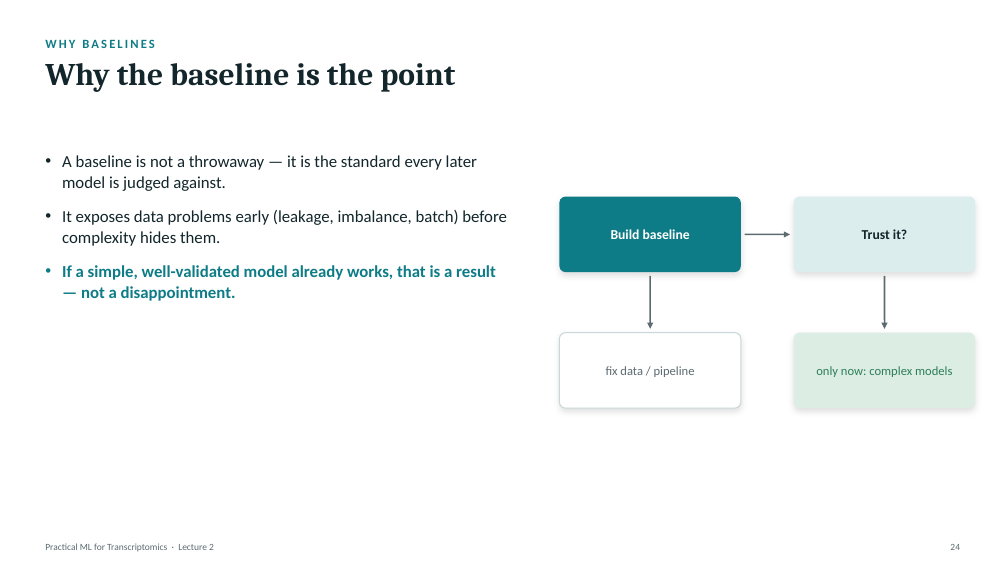
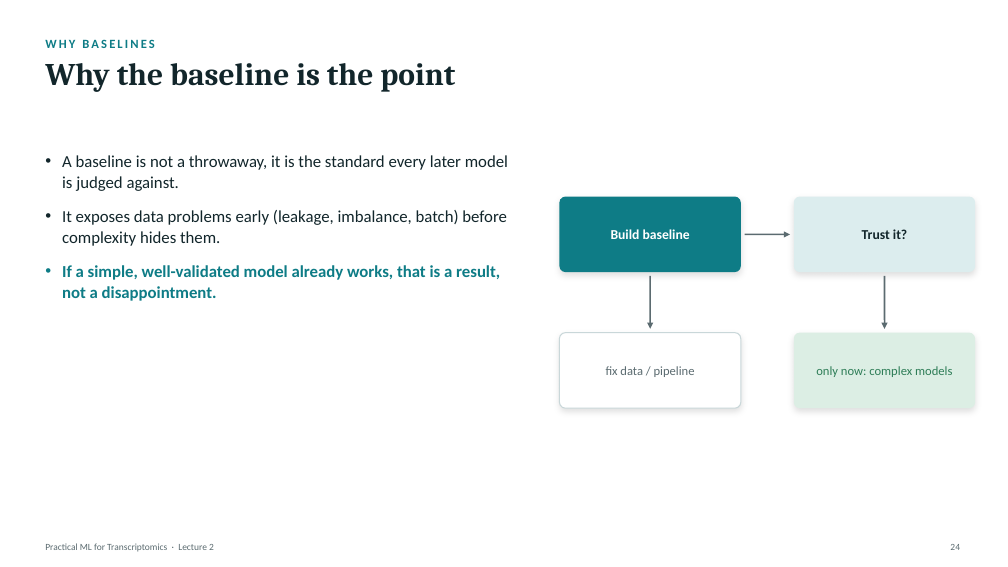
Before and after one commit to zhanyinx/ml26, a slide deck: slide 24 of lessons/lesson02_baseline_model/theory/slides/Lecture2 - Building the First Predictive Model.pptx. Drawn at 1008x567 pixels with LibreOffice and Linux fonts; fonts in the diff are those of the drawing. Boxes give left, top, right and bottom in pixels: in the first picture for what was removed or moved away, otherwise in the second. Text is boxed around its words. In the diff, an @@ line names an element or a change of style, - is before the commit and + after.

```diff
--- a/lessons/lesson02_baseline_model/theory/slides/Lecture2 - Building the First Predictive Model.pptx
+++ b/lessons/lesson02_baseline_model/theory/slides/Lecture2 - Building the First Predictive Model.pptx
@@ text at (62,155,508,191): text changed @@
-• A baseline is not a throwaway — it is the standard every later model is judged against.
+• A baseline is not a throwaway, it is the standard every later model is judged against.
@@ text at (62,265,500,301): text changed @@
-• If a simple, well-validated model already works, that is a result — not a disappointment.
+• If a simple, well-validated model already works, that is a result, not a disappointment.
```
Also in this commit, not shown: 10 other slides changed.
